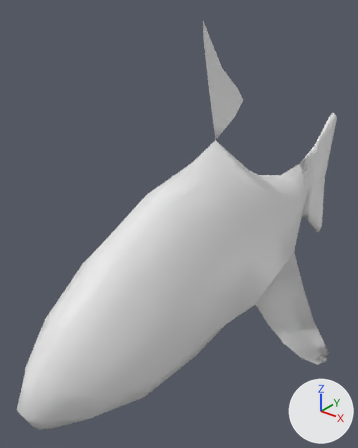
Renders of the FBX model shark baloon.fbx from each side of a commit.
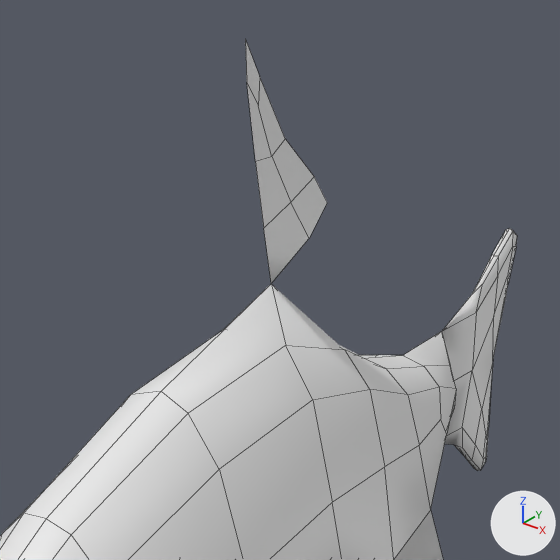
Old and new are each drawn whole from a 50 mm camera at (2.11, -3.4, 2.08) aimed at (-0.26, -0.43, 0.24) and again close up on the part from 23% to 100% of the width and 0% to 62% of the height. Lighting does not change. The marker at lower right points along +X, +Y and +Z. The older version's two pictures come first. The close-ups show mesh edges as thin lines. Vertices at exactly the same position are counted once.
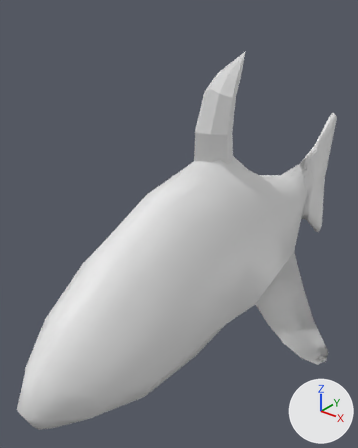
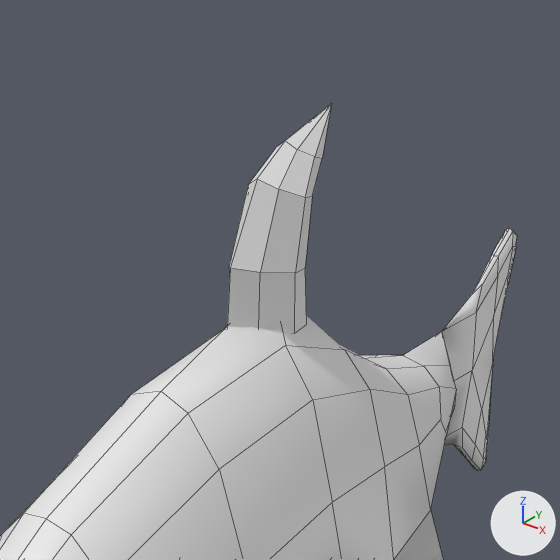
Location of each change, [x1, y1, x2, y2] in pixels of the close-ups (560 x 560 px):
'Cube', reshaped: before [0, 39, 517, 560]; after [0, 103, 517, 560]
part 1 of me_cube_003, built on: before [245, 39, 327, 283]; after [227, 103, 332, 332]

What the commit changed:
me_cube_003 is used by ob_cube; location (0.0, 0.0, 0.0).
me_cube_003 had 262 vertices, 245 faces and spanned x -0.95..0.95, y -2.28..2.06, z -1.02..1.86.
me_cube_003 now has 283 vertices, 270 faces and spans x -0.95..0.95, y -2.28..2.06, z -1.02..1.61.
Part 1, on me_cube_003:
11 vertices are removed from x 0.0, y -0.5..0.07, z 1.12..1.86.
7 faces are deleted.
1 vertex moves within x 0.0, y -0.25, z 1.51.
32 vertices are added at x -0.13..0.13, y -0.59..0.06, z 0.82..1.61.
32 new faces join them.
